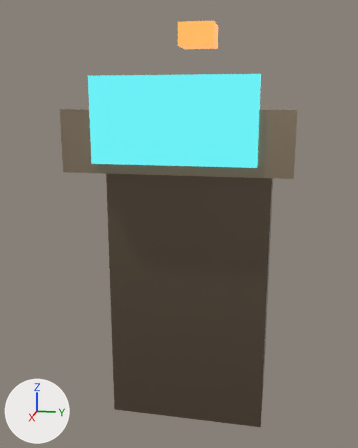
The glTF model public/assets/models/environments/refinery-terminal-lod2.glb as it was, and as the next commit left it.
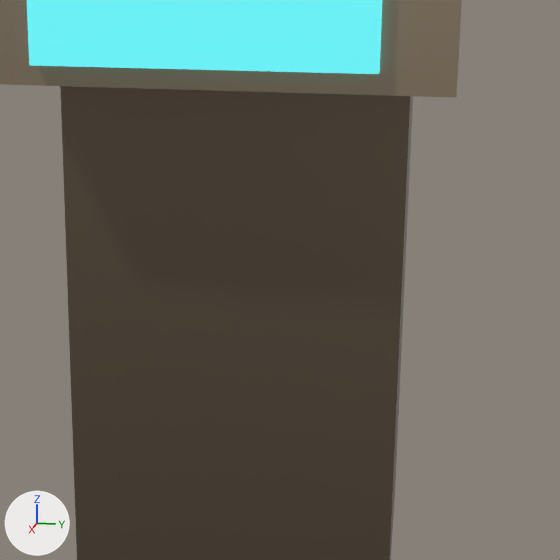
Each version is shown whole from a camera (50 mm lens) standing at (2.37, 0.384, 1.487) and looking at (0.157, -0.059, 0.933), then close up on the part from 22% to 96% of the width and 30% to 89% of the height. Lighting does not change. The marker at lower left points along +X, +Y and +Z. The first two pictures are the older version. Where no turn or scale is listed for an object, it has been applied to the vertices.

In view in the first close-up: 'refinery-terminal-console', 'refinery-terminal-pedestal', 'refinery-terminal-screen'.
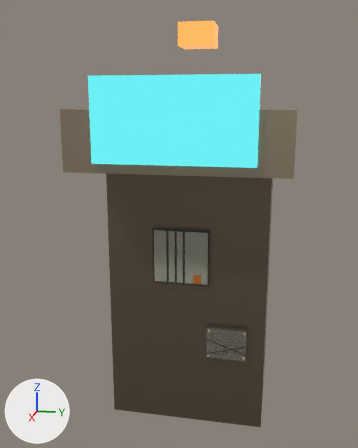
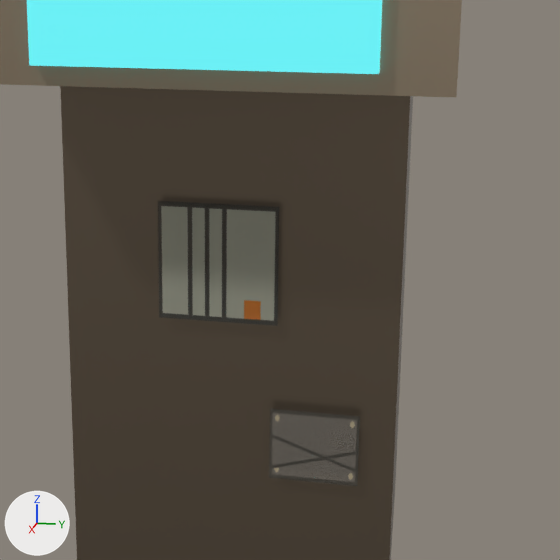
Edits to the scene script, one JSON object a line:
```json
{"op": "add", "block": "img_p28_b6_refinery_route_decal_atlas", "code": ["img_p28_b6_refinery_route_decal_atlas = load_image('p28-b6-refinery-route-decal-atlas', 'refinery-decal-atlas.png', 512, 512, 'sRGB')"]}
{"op": "add", "block": "mat_refinery_route_detail_atlas", "code": ["mat_refinery_route_detail_atlas = bpy.data.materials.new('refinery-route-detail-atlas')", "# uses the picture img_p28_b6_refinery_route_decal_atlas"]}
{"op": "add", "block": "me_p28_b6_refinery_route_detail_atlas", "code": ["me_p28_b6_refinery_route_detail_atlas = bpy.data.meshes.new('p28-b6-refinery-route-detail-atlas')", "me_p28_b6_refinery_route_detail_atlas.from_pydata(...)  # 8 vertices, 4 faces; spans x 0.312, y -0.25..0.33, z 0.31..0.98", "me_p28_b6_refinery_route_detail_atlas.materials.append(mat_refinery_route_detail_atlas)"]}
{"op": "add", "block": "ob_p28_b6_refinery_route_detail_atlas_terminal", "code": ["ob_p28_b6_refinery_route_detail_atlas_terminal = bpy.data.objects.new('p28-b6-refinery-route-detail-atlas-terminal', me_p28_b6_refinery_route_detail_atlas)", "ob_p28_b6_refinery_route_detail_atlas_terminal.location = (0.0, 0.0, 0.0)"]}
```

Changed parts and their boxes [x1, y1, x2, y2] in the close-ups (560 x 560 px):
```json
{"object": "p28-b6-refinery-route-detail-atlas-terminal", "change": "added", "after": [158, 201, 360, 486]}
```
